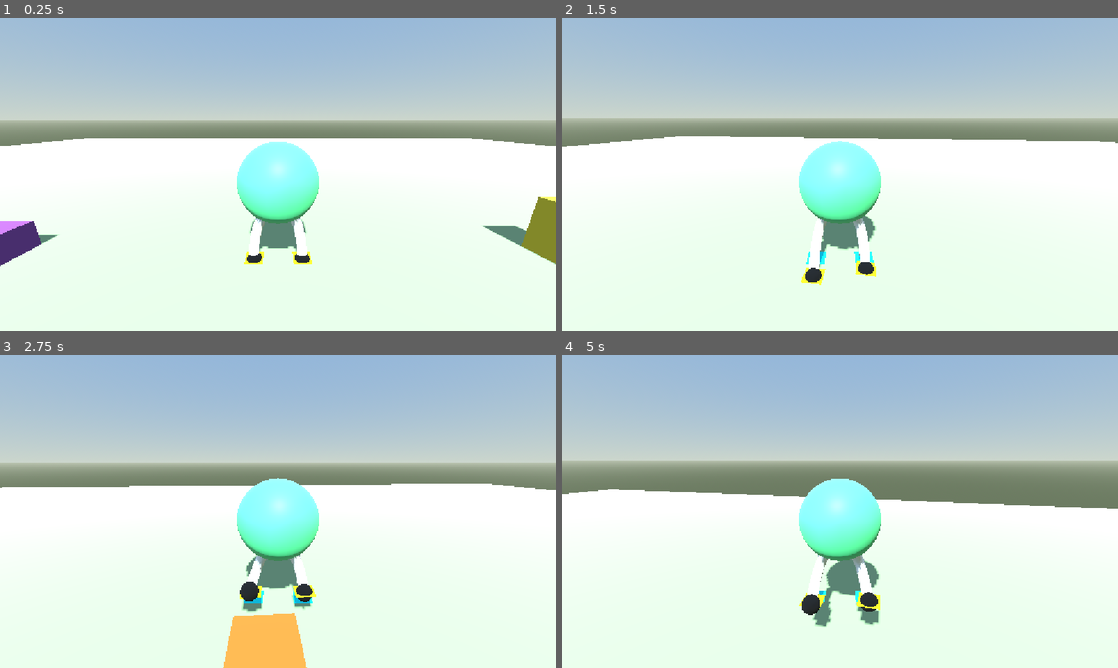
Above: before the commit, frames 1-4 (two rows, left to right).
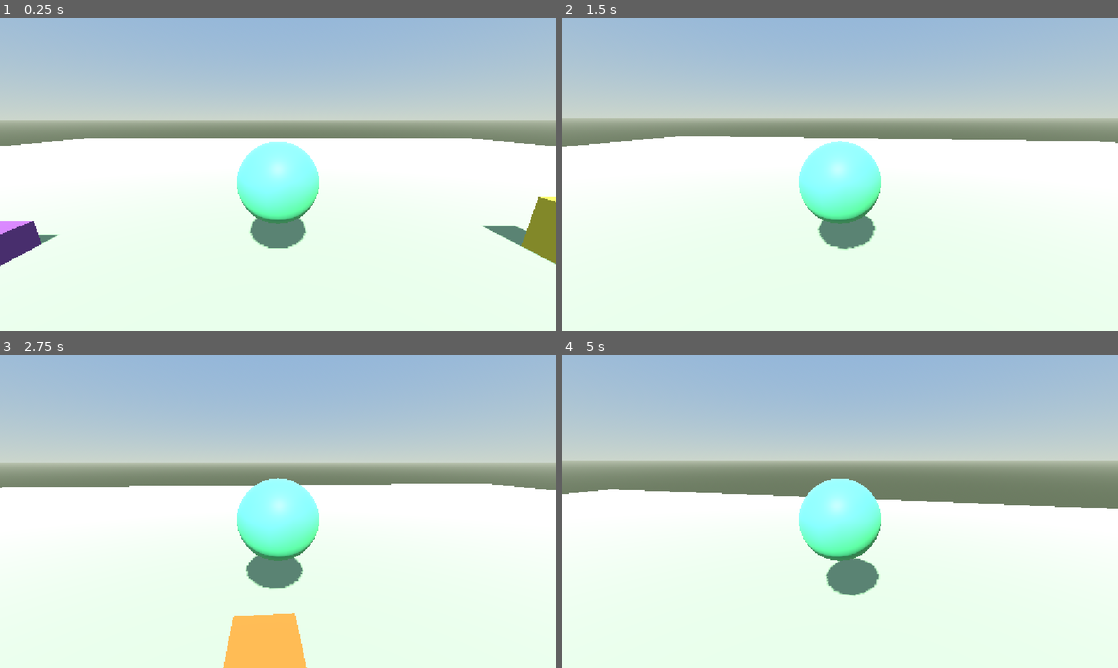
Above: after the commit, the same moments.

Repository: ar-bh/slingshot-boy
Game: Godot game, scene res://player/game.tscn
Two runs of this game, one before a commit and one after it. Both use one fixed random seed, a clock stepped at 60 frames per second and the inputs below.
Inputs (mouse positions are in pixels of both pictures, inside the frame that each line leads up to):
- Up to frame 1 (0.25 s): no input
- Up to frame 2 (1.5 s): tap Enter at 0.5 s; move the mouse to (867, 174) at 0.52 s; hold W (move_forward) from 0.53 s (still down); tap Alt at 0.6 s; tap Space (jump) at 0.77 s; move the mouse to (812, 174) at 1.27 s; tap Shift at 1.35 s
- Up to frame 3 (2.75 s): keep holding W (move_forward); tap Space (jump) at 1.52 s; move the mouse to (289, 505) at 2.02 s; tap Alt at 2.1 s
- Up to frame 4 (5 s): keep holding W (move_forward); move the mouse to (834, 517) at 2.77 s; tap Shift at 2.85, 4.35 s; tap Space (jump) at 3.02, 3.77, 4.52 s; move the mouse to (878, 514) at 3.52 s; tap Alt at 3.6 s; move the mouse to (795, 508) at 4.27 s

The runs differ from the first frame. In frame 1, 0.5% of the frame differs, in the area x 43-57%, y 64-79%; in frame 2, 0.7%; in frame 3, 0.9%; in frame 4, 1.1%, in the area x 42-58%, y 64-87%.

Commit message:
revert to legless plain sphere (can still move and look around)

Diff:
--- a/player/leg.gd
+++ /dev/null
@@ -1,102 +0,0 @@
-@tool
-extends Node3D
-
-@export_group("Tube")
-@export var thickness := -0.14
-@export var bend := 0.12
-
-var _thickness_applied := -1.0
-
-@onready var tube := $LeftLeg/Tube
-@onready var tube_right := $RightLeg/Tube
-
-var constant_pos: Vector3
-var constant_pos_ref: Vector3
-var wish_pos: Vector3
-
-var distance_threshold := 1.0
-var _tween: Tween
-var _tween_right: Tween
-
-func _ready() -> void:
-	for leg in [$LeftLeg, $RightLeg]:
-		#region tube
-		var leg_tube := leg.get_node(^"Tube") as CSGPolygon3D
-		leg_tube.mode = CSGPolygon3D.MODE_PATH
-		leg_tube.path_node = leg_tube.get_path_to(leg.get_node(^"Path3D"))
-		leg_tube.path_rotation = CSGPolygon3D.PATH_ROTATION_PATH_FOLLOW
-		leg_tube.path_interval = 0.04
-		leg_tube.path_simplify_angle = 0.0
-		leg_tube.path_rotation_accurate = true
-		leg_tube.path_local = true
-		leg_tube.smooth_faces = true
-		#endregion
-		if Engine.is_editor_hint():
-			continue
-		leg.get_node(^"WishFoot").top_level = true
-	_apply_thickness()
-
-
-func _process(_delta: float) -> void:
-	_apply_thickness()
-	_leg($LeftLeg, -1.0, _tween)
-	_leg($RightLeg, 1.0, _tween_right)
-
-
-func _leg(leg: Node, side: float, tween: Tween) -> void:
-	var knee := Vector3(leg.get_node(^"Middle").position) + Vector3(side * bend, 0.0, 0.0)
-	_set_curve(leg, Vector3(leg.get_node(^"Beginning").position), knee, Vector3(leg.get_node(^"End").position))
-
-	if Engine.is_editor_hint():
-		return
-
-	var constant_foot: Node3D = leg.get_node(^"ConstantFoot")
-	var wish_foot: Node3D = leg.get_node(^"WishFoot")
-	var end: Node3D = leg.get_node(^"End")
-	constant_pos = constant_foot.global_position
-	wish_pos = wish_foot.global_position
-
-	end.global_position = wish_foot.global_position
-
-	if constant_pos.distance_to(wish_foot.global_position) >= distance_threshold:
-		if tween == null or not tween.is_running():
-			var from: Vector3 = wish_foot.global_position
-			tween = create_tween()
-			tween.tween_method(func(t: float) -> void:
-				wish_foot.global_position = from.lerp(constant_foot.global_position, t)
-				, 0.252, 1.0, 0.2)
-	if leg == $LeftLeg:
-		_tween = tween
-	else:
-		_tween_right = tween
-
-
-#region tube
-func _apply_thickness() -> void:
-	if is_equal_approx(_thickness_applied, thickness):
-		return
-	_thickness_applied = thickness
-	var ring := PackedVector2Array()
-	for i in 10:
-		var angle := TAU * float(i) / 10.0
-		ring.append(Vector2(cos(angle), sin(angle)) * thickness)
-	tube.polygon = ring
-	tube_right.polygon = ring
-
-func _set_curve(leg: Node, hip: Vector3, knee: Vector3, foot: Vector3) -> void:
-	var path := leg.get_node(^"Path3D") as Path3D
-	var curve := path.curve
-	var control := 2.0 * knee - 0.5 * (hip + foot)
-	var steps := 12
-	if curve.point_count != steps:
-		curve.clear_points()
-		for _i in steps:
-			curve.add_point(Vector3.ZERO)
-	for i in steps:
-		var t := float(i) / float(steps - 1)
-		var u := 1.0 - t
-		var point := u * u * hip + 2.0 * u * t * control + t * t * foot
-		curve.set_point_position(i, point)
-		curve.set_point_in(i, Vector3.ZERO)
-		curve.set_point_out(i, Vector3.ZERO)
-#endregion
--- a/player/slingshot_boy.tscn
+++ b/player/slingshot_boy.tscn
@@ -2,45 +2,6 @@
 
 [ext_resource type="Script" uid="uid://buiiuooscgcfw" path="res://player/slingshot_boy.gd" id="1_bsi02"]
 [ext_resource type="PackedScene" uid="uid://b3xmn3tugl0bl" path="res://assets/slingshotboy.glb" id="2_ekwqv"]
-[ext_resource type="Script" uid="uid://cd76idre2alfx" path="res://player/leg.gd" id="3_ekwqv"]
-
-[sub_resource type="StandardMaterial3D" id="StandardMaterial3D_ekwqv"]
-albedo_color = Color(0, 0, 0, 1)
-
-[sub_resource type="SphereMesh" id="SphereMesh_mn11d"]
-material = SubResource("StandardMaterial3D_ekwqv")
-radius = 0.07
-height = 0.14
-
-[sub_resource type="Curve3D" id="Curve3D_bsi02"]
-_data = {
-"points": PackedVector3Array(0, 0, 0, 0, 0, 0, -0.36052638, 1.3401678, 0, 0, 0, 0, 0, 0, 0, -0.41355428, 1.2199274, 0.04013511, 0, 0, 0, 0, 0, 0, -0.46149668, 1.1039494, 0.072586335, 0, 0, 0, 0, 0, 0, -0.5043536, 0.9922341, 0.09735364, 0, 0, 0, 0, 0, 0, -0.542125, 0.88478136, 0.11443704, 0, 0, 0, 0, 0, 0, -0.57481086, 0.781591, 0.123836555, 0, 0, 0, 0, 0, 0, -0.60241127, 0.68266326, 0.12555216, 0, 0, 0, 0, 0, 0, -0.62492615, 0.587998, 0.11958387, 0, 0, 0, 0, 0, 0, -0.64235556, 0.4975952, 0.10593167, 0, 0, 0, 0, 0, 0, -0.6546995, 0.41145498, 0.084595576, 0, 0, 0, 0, 0, 0, -0.6619579, 0.32957727, 0.055575565, 0, 0, 0, 0, 0, 0, -0.66413087, 0.2519621, 0.018871665),
-"tilts": PackedFloat32Array(0, 0, 0, 0, 0, 0, 0, 0, 0, 0, 0, 0)
-}
-point_count = 12
-
-[sub_resource type="StandardMaterial3D" id="StandardMaterial3D_u8yam"]
-
-[sub_resource type="StandardMaterial3D" id="StandardMaterial3D_wqx6k"]
-albedo_color = Color(0, 1, 1, 1)
-
-[sub_resource type="PlaneMesh" id="PlaneMesh_mn11d"]
-material = SubResource("StandardMaterial3D_wqx6k")
-size = Vector2(0.5, 0.5)
-
-[sub_resource type="StandardMaterial3D" id="StandardMaterial3D_2pgw4"]
-albedo_color = Color(1, 1, 0, 1)
-
-[sub_resource type="PlaneMesh" id="PlaneMesh_frde1"]
-material = SubResource("StandardMaterial3D_2pgw4")
-size = Vector2(0.5, 0.5)
-
-[sub_resource type="Curve3D" id="Curve3D_right"]
-_data = {
-"points": PackedVector3Array(0, 0, 0, 0, 0, 0, 0.27746797, 1.4884853, 0, 0, 0, 0, 0, 0, 0, 0.35265782, 1.3300477, 0.04013511, 0, 0, 0, 0, 0, 0, 0.41962424, 1.180864, 0.072586335, 0, 0, 0, 0, 0, 0, 0.47836712, 1.0409338, 0.09735364, 0, 0, 0, 0, 0, 0, 0.5288866, 0.91025764, 0.11443704, 0, 0, 0, 0, 0, 0, 0.57118255, 0.7888353, 0.123836555, 0, 0, 0, 0, 0, 0, 0.60525507, 0.67666674, 0.12555216, 0, 0, 0, 0, 0, 0, 0.631104, 0.57375205, 0.11958387, 0, 0, 0, 0, 0, 0, 0.64872956, 0.4800911, 0.10593167, 0, 0, 0, 0, 0, 0, 0.6581316, 0.395684, 0.084595576, 0, 0, 0, 0, 0, 0, 0.65931016, 0.3205307, 0.055575565, 0, 0, 0, 0, 0, 0, 0.65226525, 0.25463125, 0.018871665),
-"tilts": PackedFloat32Array(0, 0, 0, 0, 0, 0, 0, 0, 0, 0, 0, 0)
-}
-point_count = 12
 
 [sub_resource type="CapsuleShape3D" id="CapsuleShape3D_mn11d"]
 radius = 1.1430664
@@ -54,105 +15,6 @@
 
 [node name="SlingshotMesh" parent="." unique_id=528869564 instance=ExtResource("2_ekwqv")]
 transform = Transform3D(1, 0, 0, 0, 1, 0, 0, 0, 1, 0, 2.2018938, 0)
-
-[node name="Legs" type="Node3D" parent="SlingshotMesh" unique_id=348531887]
-script = ExtResource("3_ekwqv")
-
-[node name="LeftLeg" type="Node3D" parent="SlingshotMesh/Legs" unique_id=2119698638]
-transform = Transform3D(1, 0, 0, 0, 1, 0, 0, 0, 1, 0, -2.2018938, 0)
-
-[node name="Beginning" type="Marker3D" parent="SlingshotMesh/Legs/LeftLeg" unique_id=1809003582]
-transform = Transform3D(1, 0, 0, 0, 1, 0, 0, 0, 1, -0.36052638, 1.3401678, 0)
-
-[node name="Middle" type="Marker3D" parent="SlingshotMesh/Legs/LeftLeg" unique_id=1741558153]
-transform = Transform3D(1, 0, 0, 0, 1, 0, 0, 0, 1, -0.46924675, 0.7315943, 0.12565485)
-
-[node name="End" type="Marker3D" parent="SlingshotMesh/Legs/LeftLeg" unique_id=1534178918]
-transform = Transform3D(1, 0, 0, 0, 1, 0, 0, 0, 1, -0.66413087, 0.2519621, 0.018871665)
-
-[node name="Shoe" type="MeshInstance3D" parent="SlingshotMesh/Legs/LeftLeg/End" unique_id=1028564338]
-transform = Transform3D(3, 0, 0, 0, 3, 0, 0, 0, 3, 0, -0.04, -0.008033868)
-mesh = SubResource("SphereMesh_mn11d")
-
-[node name="Path3D" type="Path3D" parent="SlingshotMesh/Legs/LeftLeg" unique_id=1434467764]
-curve = SubResource("Curve3D_bsi02")
-
-[node name="Tube" type="CSGPolygon3D" parent="SlingshotMesh/Legs/LeftLeg" unique_id=141979103]
-polygon = PackedVector2Array(-0.14, 0, -0.11326238, -0.082289934, -0.04326238, -0.13314791, 0.04326238, -0.13314791, 0.11326238, -0.082289934, 0.14, -1.7145055e-17, 0.11326238, 0.082289934, 0.04326238, 0.13314791, -0.04326238, 0.13314791, -0.11326238, 0.082289934)
-mode = 2
-path_node = NodePath("../Path3D")
-path_interval_type = 0
-path_interval = 0.04
-path_simplify_angle = 0.0
-path_rotation = 2
-path_rotation_accurate = true
-path_local = true
-path_continuous_u = true
-path_u_distance = 1.0
-path_joined = false
-smooth_faces = true
-material = SubResource("StandardMaterial3D_u8yam")
-
-[node name="ConstantFoot" type="Marker3D" parent="SlingshotMesh/Legs/LeftLeg" unique_id=128025847]
-transform = Transform3D(1, 0, 0, 0, 1, 0, 0, 0, 1, -0.664, 0, 0.019)
-
-[node name="MeshInstance3D" type="MeshInstance3D" parent="SlingshotMesh/Legs/LeftLeg/ConstantFoot" unique_id=43787331]
-mesh = SubResource("PlaneMesh_mn11d")
-
-[node name="WishFoot" type="Marker3D" parent="SlingshotMesh/Legs/LeftLeg" unique_id=1530543633]
-transform = Transform3D(1, 0, 0, 0, 1, 0, 0, 0, 1, -0.664, 0, 0.019)
-top_level = true
-
-[node name="MeshInstance3D" type="MeshInstance3D" parent="SlingshotMesh/Legs/LeftLeg/WishFoot" unique_id=120050838]
-mesh = SubResource("PlaneMesh_frde1")
-
-[node name="RightLeg" type="Node3D" parent="SlingshotMesh/Legs" unique_id=2049113970]
-transform = Transform3D(1, 0, 0, 0, 1, 0, 0, 0, 1, 0, -2.2018938, 0)
-
-[node name="Beginning" type="Marker3D" parent="SlingshotMesh/Legs/RightLeg" unique_id=913969687]
-transform = Transform3D(1, 0, 0, 0, 1, 0, 0, 0, 1, 0.27746797, 1.4884853, 0)
-
-[node name="Middle" type="Marker3D" parent="SlingshotMesh/Legs/RightLeg" unique_id=459338931]
-transform = Transform3D(1, 0, 0, 0, 1, 0, 0, 0, 1, 0.46924675, 0.7315943, 0.12565485)
-
-[node name="End" type="Marker3D" parent="SlingshotMesh/Legs/RightLeg" unique_id=719411503]
-transform = Transform3D(1, 0, 0, 0, 1, 0, 0, 0, 1, 0.65226525, 0.25463125, 0.018871665)
-
-[node name="Shoe" type="MeshInstance3D" parent="SlingshotMesh/Legs/RightLeg/End" unique_id=14654438]
-transform = Transform3D(3, 0, 0, 0, 3, 0, 0, 0, 3, 0, -0.04, -0.008033868)
-mesh = SubResource("SphereMesh_mn11d")
-
-[node name="Path3D" type="Path3D" parent="SlingshotMesh/Legs/RightLeg" unique_id=759694351]
-curve = SubResource("Curve3D_right")
-
-[node name="Tube" type="CSGPolygon3D" parent="SlingshotMesh/Legs/RightLeg" unique_id=731005496]
-polygon = PackedVector2Array(-0.14, 0, -0.11326238, -0.082289934, -0.04326238, -0.13314791, 0.04326238, -0.13314791, 0.11326238, -0.082289934, 0.14, -1.7145055e-17, 0.11326238, 0.082289934, 0.04326238, 0.13314791, -0.04326238, 0.13314791, -0.11326238, 0.082289934)
-mode = 2
-path_node = NodePath("../Path3D")
-path_interval_type = 0
-path_interval = 0.04
-path_simplify_angle = 0.0
-path_rotation = 2
-path_rotation_accurate = true
-path_local = true
-path_continuous_u = true
-path_u_distance = 1.0
-path_joined = false
-smooth_faces = true
-material = SubResource("StandardMaterial3D_u8yam")
-
-[node name="ConstantFoot" type="Marker3D" parent="SlingshotMesh/Legs/RightLeg" unique_id=1793795632]
-transform = Transform3D(1, 0, 0, 0, 1, 0, 0, 0, 1, 0.652, 0, 0.019)
-
-[node name="MeshInstance3D" type="MeshInstance3D" parent="SlingshotMesh/Legs/RightLeg/ConstantFoot" unique_id=1319875497]
-mesh = SubResource("PlaneMesh_mn11d")
-
-[node name="WishFoot" type="Marker3D" parent="SlingshotMesh/Legs/RightLeg" unique_id=912529900]
-transform = Transform3D(1, 0, 0, 0, 1, 0, 0, 0, 1, 0.652, 0, 0.019)
-top_level = true
-
-[node name="MeshInstance3D" type="MeshInstance3D" parent="SlingshotMesh/Legs/RightLeg/WishFoot" unique_id=289786424]
-mesh = SubResource("PlaneMesh_frde1")
 
 [node name="Hitbox" type="CollisionShape3D" parent="." unique_id=951370208]
 transform = Transform3D(1, 0, 0, 0, 1, 0, 0, 0, 1, 0, 1.617982, 0)
--- a/project.godot
+++ b/project.godot
@@ -10,7 +10,7 @@
 
 [application]
 
-config/name="New Game Project"
+config/name="Slingshot Boy"
 run/main_scene="uid://dadhoo2gnnnlk"
 config/features=PackedStringArray("4.7", "GL Compatibility")
 
Not shown, removed: player/leg.gd.uid
